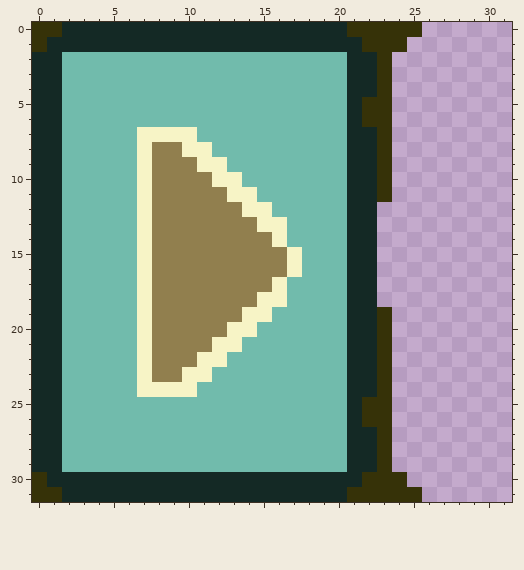
Two states of a pixel-art file, Assets/Resources/Sprites/art_v3/v3_off_base.aseprite. That is the earlier state.
32x32 pixels, 1 frame.
And afterwards:
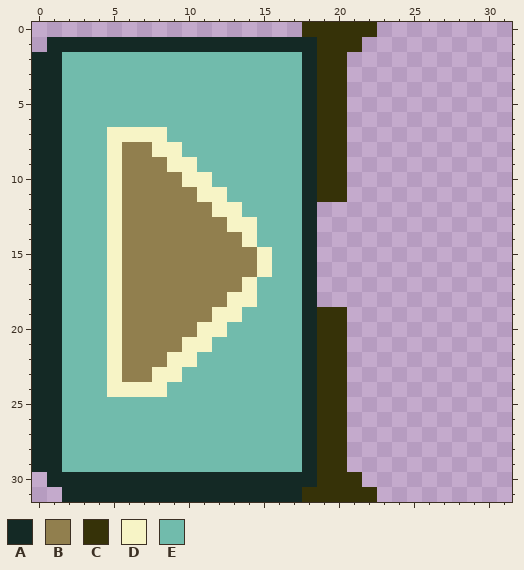
Palette (. is transparent): A #142925  B #917f4e  C #363208  D #f7f4c6  E #71bbac
The exact change:
layer "Layer 3" added
Changed rows in their new state; - is an unchanged pixel.
Layers "Layer 3", "Layer 1":
first column x 0:
 0 ..................CCC--...
 1 .------------------CCC...-
 2 ------------------ACC...--
 3 ------------------ACC...--
 4 ------------------ACC...--
 5 ------------------ACC...--
 6 ------------------ACC...--
 7 -----DD--EE-------ACC...--
 8 -----DBBDDEE------ACC...--
 9 -----DBB-DDEE-----ACC...--
10 -----DBB--DDEE----ACC...--
11 -----DBB---DDEE---ACC...--
12 -----DBB----DDEE--A....---
13 -----DBB-----DDEE-A....---
14 -----DBB------DEE-A....---
15 -----DBB-------DEEA....---
16 -----DBB-------DEEA....---
17 -----DBB------DEE-A....---
18 -----DBB-----DDEE-A....---
19 -----DBB----DDEE--ACC...--
20 -----DBB---DDEE---ACC...--
21 -----DBB--DDEE----ACC...--
22 -----DBB-DDEE-----ACC...--
23 -----DBBDDEE------ACC...--
24 -----DD--EE-------ACC...--
25 ------------------ACC...--
26 ------------------ACC...--
27 ------------------ACC...--
28 ------------------ACC...--
29 ------------------ACC...--
30 .------------------CCC...-
31 ..----------------CCC--...
Pixel boxes of the changes (left, top, right, bottom) in both pictures:
changed: (32, 22, 422, 502)
